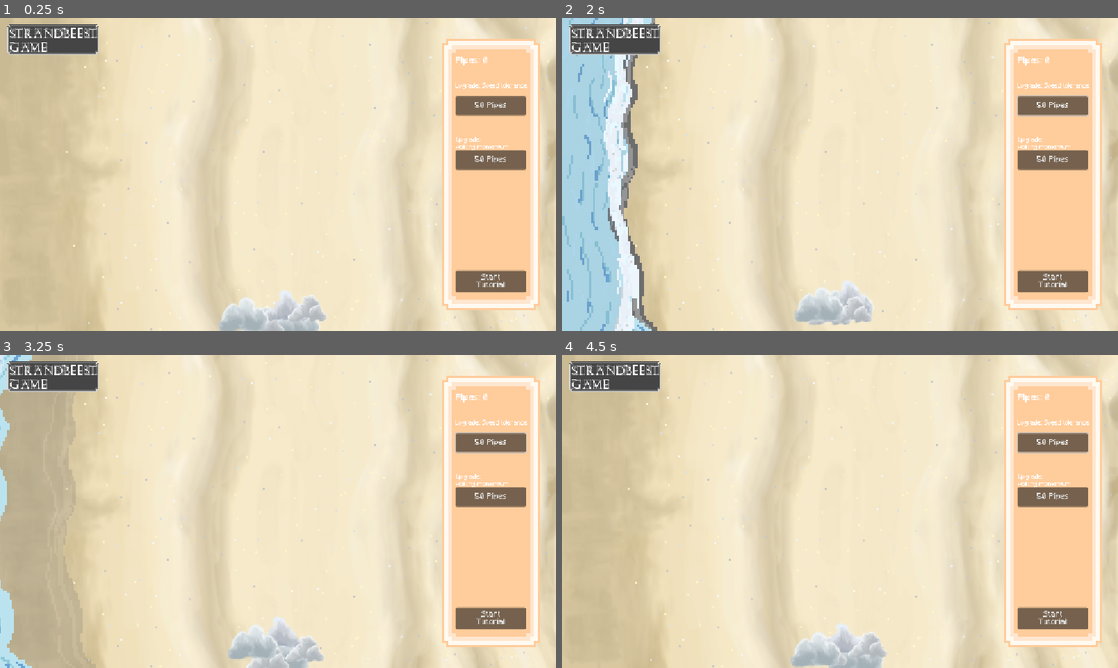
Above: before the commit, frames 1-4 (two rows, left to right).
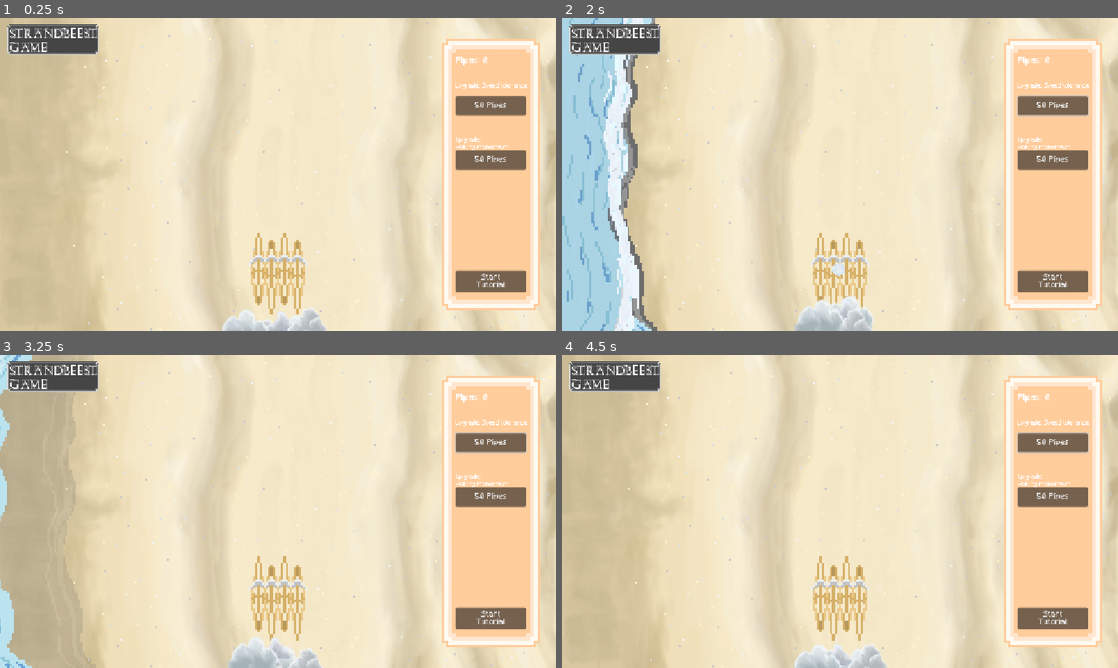
Above: after the commit, the same moments.

Repository: ArifD2286/Strandbeest-Game
Game: Godot game, scene res://Game.tscn
Two runs of this game, one before a commit and one after it. Both use one fixed random seed, a clock stepped at 60 frames per second and the inputs below.
Inputs (mouse positions are in pixels of both pictures, inside the frame that each line leads up to):
- Up to frame 1 (0.25 s): no input
- Up to frame 2 (2 s): click "50 Pipes" at 0.5 s; tap Enter at 1.25 s; move the mouse to (962, 158) at 1.27 s; hold Right from 1.28 s (still down); tap Space (shooting) at 1.35 s; click (962, 158) at 1.42 s
- Up to frame 3 (3.25 s): release Right at 2 s; drag from (166, 527) to (278, 605) at 2.02 s; move the mouse to (333, 442) at 2.77 s; hold Right from 2.78 s (still down); tap Shift at 2.85 s
- Up to frame 4 (4.5 s): release Right at 3.5 s; drag from (812, 574) to (673, 464) at 3.52 s; move the mouse to (1006, 558) at 4.27 s; hold Left from 4.28 s (still down); tap Alt at 4.35 s

The runs differ from the first frame. In frame 1, 2.5% of the frame differs, in the area x 39-59%, y 68-100%; in frame 2, 2.4%; in frame 3, 2.7%, in the area x 41-59%, y 64-100%; in frame 4, 2.6%.

Commit message:
Update 7.2
Changes:
- Added strandbeest walking animation

Diff:
--- a/strandbeest-game/Game.tscn
+++ b/strandbeest-game/Game.tscn
@@ -16,6 +16,7 @@
 [ext_resource type="Texture2D" uid="uid://bqtv4may3o114" path="res://assets/bubble.png" id="9_elkpi"]
 [ext_resource type="Texture2D" uid="uid://dtxg7f0pogw41" path="res://assets/text-box.png" id="11_yyih5"]
 [ext_resource type="Texture2D" uid="uid://dmyv5tvpyqni2" path="res://assets/cloud1.png" id="15_8ktx7"]
+[ext_resource type="Texture2D" uid="uid://c8d6nkrcv4dk1" path="res://assets/strandbeest.png" id="16_hxy8k"]
 [ext_resource type="Script" uid="uid://c50wdm4bkhaaq" path="res://cloud_1.gd" id="16_wuoie"]
 [ext_resource type="Script" uid="uid://dxp43xdvev1xb" path="res://cloud_2.gd" id="17_bvhbk"]
 [ext_resource type="Texture2D" uid="uid://bhx6jipdedw5m" path="res://assets/cloud2.png" id="17_hwsgv"]
@@ -39,6 +40,160 @@
 [ext_resource type="Script" uid="uid://cp0exg6qvqiw2" path="res://upgrade_2.gd" id="31_wdm1y"]
 [ext_resource type="Script" uid="uid://d2ibvx7cujejb" path="res://strandbeest.gd" id="38_wdm1y"]
 
+[sub_resource type="AtlasTexture" id="AtlasTexture_68r7h"]
+atlas = ExtResource("16_hxy8k")
+region = Rect2(0, 0, 71, 49)
+
+[sub_resource type="AtlasTexture" id="AtlasTexture_7vltt"]
+atlas = ExtResource("16_hxy8k")
+region = Rect2(71, 0, 71, 49)
+
+[sub_resource type="AtlasTexture" id="AtlasTexture_fj2yu"]
+atlas = ExtResource("16_hxy8k")
+region = Rect2(142, 0, 71, 49)
+
+[sub_resource type="AtlasTexture" id="AtlasTexture_iueff"]
+atlas = ExtResource("16_hxy8k")
+region = Rect2(213, 0, 71, 49)
+
+[sub_resource type="AtlasTexture" id="AtlasTexture_n7324"]
+atlas = ExtResource("16_hxy8k")
+region = Rect2(284, 0, 71, 49)
+
+[sub_resource type="AtlasTexture" id="AtlasTexture_o6tbt"]
+atlas = ExtResource("16_hxy8k")
+region = Rect2(355, 0, 71, 49)
+
+[sub_resource type="AtlasTexture" id="AtlasTexture_v5dxo"]
+atlas = ExtResource("16_hxy8k")
+region = Rect2(426, 0, 71, 49)
+
+[sub_resource type="AtlasTexture" id="AtlasTexture_dyvha"]
+atlas = ExtResource("16_hxy8k")
+region = Rect2(497, 0, 71, 49)
+
+[sub_resource type="AtlasTexture" id="AtlasTexture_xc54d"]
+atlas = ExtResource("16_hxy8k")
+region = Rect2(568, 0, 71, 49)
+
+[sub_resource type="AtlasTexture" id="AtlasTexture_w250u"]
+atlas = ExtResource("16_hxy8k")
+region = Rect2(639, 0, 71, 49)
+
+[sub_resource type="AtlasTexture" id="AtlasTexture_3h3yf"]
+atlas = ExtResource("16_hxy8k")
+region = Rect2(710, 0, 71, 49)
+
+[sub_resource type="AtlasTexture" id="AtlasTexture_nyc7o"]
+atlas = ExtResource("16_hxy8k")
+region = Rect2(781, 0, 71, 49)
+
+[sub_resource type="AtlasTexture" id="AtlasTexture_ds8mp"]
+atlas = ExtResource("16_hxy8k")
+region = Rect2(852, 0, 71, 49)
+
+[sub_resource type="AtlasTexture" id="AtlasTexture_pbwgg"]
+atlas = ExtResource("16_hxy8k")
+region = Rect2(923, 0, 71, 49)
+
+[sub_resource type="AtlasTexture" id="AtlasTexture_ndmee"]
+atlas = ExtResource("16_hxy8k")
+region = Rect2(994, 0, 71, 49)
+
+[sub_resource type="AtlasTexture" id="AtlasTexture_lua15"]
+atlas = ExtResource("16_hxy8k")
+region = Rect2(1065, 0, 71, 49)
+
+[sub_resource type="AtlasTexture" id="AtlasTexture_qirsl"]
+atlas = ExtResource("16_hxy8k")
+region = Rect2(1136, 0, 71, 49)
+
+[sub_resource type="AtlasTexture" id="AtlasTexture_pnh27"]
+atlas = ExtResource("16_hxy8k")
+region = Rect2(1207, 0, 71, 49)
+
+[sub_resource type="AtlasTexture" id="AtlasTexture_yw735"]
+atlas = ExtResource("16_hxy8k")
+region = Rect2(1278, 0, 71, 49)
+
+[sub_resource type="AtlasTexture" id="AtlasTexture_gvv74"]
+atlas = ExtResource("16_hxy8k")
+region = Rect2(1349, 0, 71, 49)
+
+[sub_resource type="SpriteFrames" id="SpriteFrames_xwkxq"]
+animations = [{
+"frames": [{
+"duration": 1.0,
+"texture": SubResource("AtlasTexture_68r7h")
+}, {
+"duration": 1.0,
+"texture": SubResource("AtlasTexture_7vltt")
+}, {
+"duration": 1.0,
+"texture": SubResource("AtlasTexture_fj2yu")
+}, {
+"duration": 1.0,
+"texture": SubResource("AtlasTexture_iueff")
+}, {
+"duration": 1.0,
+"texture": SubResource("AtlasTexture_n7324")
+}, {
+"duration": 1.0,
+"texture": SubResource("AtlasTexture_o6tbt")
+}, {
+"duration": 1.0,
+"texture": SubResource("AtlasTexture_v5dxo")
+}, {
+"duration": 1.0,
+"texture": SubResource("AtlasTexture_dyvha")
+}, {
+"duration": 1.0,
+"texture": SubResource("AtlasTexture_xc54d")
+}, {
+"duration": 1.0,
+"texture": SubResource("AtlasTexture_w250u")
+}, {
+"duration": 1.0,
+"texture": SubResource("AtlasTexture_3h3yf")
+}, {
+"duration": 1.0,
+"texture": SubResource("AtlasTexture_nyc7o")
+}, {
+"duration": 1.0,
+"texture": SubResource("AtlasTexture_ds8mp")
+}, {
+"duration": 1.0,
+"texture": SubResource("AtlasTexture_pbwgg")
+}, {
+"duration": 1.0,
+"texture": SubResource("AtlasTexture_ndmee")
+}, {
+"duration": 1.0,
+"texture": SubResource("AtlasTexture_lua15")
+}, {
+"duration": 1.0,
+"texture": SubResource("AtlasTexture_qirsl")
+}, {
+"duration": 1.0,
+"texture": SubResource("AtlasTexture_pnh27")
+}, {
+"duration": 1.0,
+"texture": SubResource("AtlasTexture_yw735")
+}, {
+"duration": 1.0,
+"texture": SubResource("AtlasTexture_gvv74")
+}],
+"loop": 0,
+"name": &"Walk",
+"speed": 5.0
+}]
+
+[sub_resource type="RectangleShape2D" id="RectangleShape2D_7cyb2"]
+size = Vector2(112, 18)
+
+[sub_resource type="RectangleShape2D" id="RectangleShape2D_7vnet"]
+size = Vector2(110, 16)
+
 [sub_resource type="RectangleShape2D" id="RectangleShape2D_gta21"]
 
 [sub_resource type="AtlasTexture" id="AtlasTexture_bvhbk"]
@@ -209,18 +364,6 @@
 }]
 
 [sub_resource type="RectangleShape2D" id="RectangleShape2D_s33ni"]
-
-[sub_resource type="SpriteFrames" id="SpriteFrames_xwkxq"]
-animations = [{
-"frames": [],
-"loop": 0,
-"name": &"default",
-"speed": 5.0
-}]
-
-[sub_resource type="RectangleShape2D" id="RectangleShape2D_7cyb2"]
-
-[sub_resource type="RectangleShape2D" id="RectangleShape2D_7vnet"]
 
 [sub_resource type="StyleBoxTexture" id="StyleBoxTexture_vjehv"]
 texture = ExtResource("22_jsoai")
@@ -312,8 +455,28 @@
 text = "Strandbeest
 Game"
 
+[node name="Strandbeest" type="CharacterBody2D" parent="." unique_id=1374923182]
+position = Vector2(576, 529)
+script = ExtResource("38_wdm1y")
+
+[node name="AnimatedSprite2D" type="AnimatedSprite2D" parent="Strandbeest" unique_id=632090859]
+texture_filter = 1
+scale = Vector2(4.496138, 4.496138)
+sprite_frames = SubResource("SpriteFrames_xwkxq")
+animation = &"Walk"
+
+[node name="Hitbox" type="Area2D" parent="Strandbeest" unique_id=285046338]
+
+[node name="CollisionShape2D" type="CollisionShape2D" parent="Strandbeest/Hitbox" unique_id=344003318]
+position = Vector2(0, -33)
+shape = SubResource("RectangleShape2D_7cyb2")
+
+[node name="CollisionShape2D" type="CollisionShape2D" parent="Strandbeest" unique_id=1584820677]
+position = Vector2(0, -33)
+shape = SubResource("RectangleShape2D_7vnet")
+
 [node name="Player" type="CharacterBody2D" parent="." unique_id=1306487024]
-position = Vector2(576, 603)
+position = Vector2(576, 629)
 script = ExtResource("4_sb48q")
 
 [node name="Cloud1" type="Sprite2D" parent="Player" unique_id=1635146725]
@@ -330,8 +493,8 @@
 script = ExtResource("17_bvhbk")
 
 [node name="Cloud3" type="Sprite2D" parent="Player" unique_id=345094051]
-position = Vector2(8, -24)
-scale = Vector2(0.334858, 0.334858)
+position = Vector2(0, -16)
+scale = Vector2(0.23390722, 0.23390722)
 texture = ExtResource("19_gebyw")
 script = ExtResource("18_cpsxm")
 
@@ -366,21 +529,6 @@
 shape = SubResource("RectangleShape2D_s33ni")
 
 [node name="Wind charge" parent="." unique_id=1438876668 instance=ExtResource("26_suycs")]
-
-[node name="Strandbeest" type="CharacterBody2D" parent="." unique_id=1374923182]
-position = Vector2(576, 533)
-script = ExtResource("38_wdm1y")
-
-[node name="AnimatedSprite2D" type="AnimatedSprite2D" parent="Strandbeest" unique_id=632090859]
-sprite_frames = SubResource("SpriteFrames_xwkxq")
-
-[node name="Hitbox" type="Area2D" parent="Strandbeest" unique_id=285046338]
-
-[node name="CollisionShape2D" type="CollisionShape2D" parent="Strandbeest/Hitbox" unique_id=344003318]
-shape = SubResource("RectangleShape2D_7cyb2")
-
-[node name="CollisionShape2D" type="CollisionShape2D" parent="Strandbeest" unique_id=1584820677]
-shape = SubResource("RectangleShape2D_7vnet")
 
 [node name="UI" type="CanvasLayer" parent="." unique_id=180538813]
 
--- a/strandbeest-game/game.gd
+++ b/strandbeest-game/game.gd
@@ -13,7 +13,7 @@
 # the line, the lower they get. But to keep things simple we only give either 50 or 25 pipes.
 # The pipes then get to be used to spend on upgrades
 
-var game_playing: bool = false
+var game_playing: bool = true
 
 
 func game_over():
--- a/strandbeest-game/strandbeest.gd
+++ b/strandbeest-game/strandbeest.gd
@@ -10,12 +10,13 @@
 @onready var game = get_node("/root/Node2D")
 
 @export var speed_boost: float = 50.0
-@export var decay_rate: float
-@export var max_speed: float
+var decay_rate: float
+var max_speed: float
 
 var current_speed: float = 0.0
 
 func _ready() -> void:
+	animation.play("Walk")
 	add_to_group("Strandbeest")
 	$Hitbox.area_entered.connect(_hitbox_area_entered)
 
@@ -26,12 +27,17 @@
 
 
 func _physics_process(delta: float) -> void:
-	decay_rate = GameData.momentum_level * 7.5 + 30.0
-	max_speed = GameData.speed_level * 50.0 + 200.0
+	if not game.game_playing:
+		return
+
+	decay_rate = 50 - GameData.momentum_level * 10
+	max_speed = GameData.speed_level * 50.0 + 75.0
 	current_speed = clamp(current_speed - decay_rate * delta, 0.0, max_speed)
 
+	animation.speed_scale = current_speed / 75.0
 
 	position.y -= current_speed * delta
 	if current_speed >= max_speed:
 		game.game_over()
+		print("YOU LOST")
 		animation.play("Tip over")
Binary file added: strandbeest-game/assets/strandbeest.png
Not shown, added: strandbeest-game/assets/strandbeest.png.import
